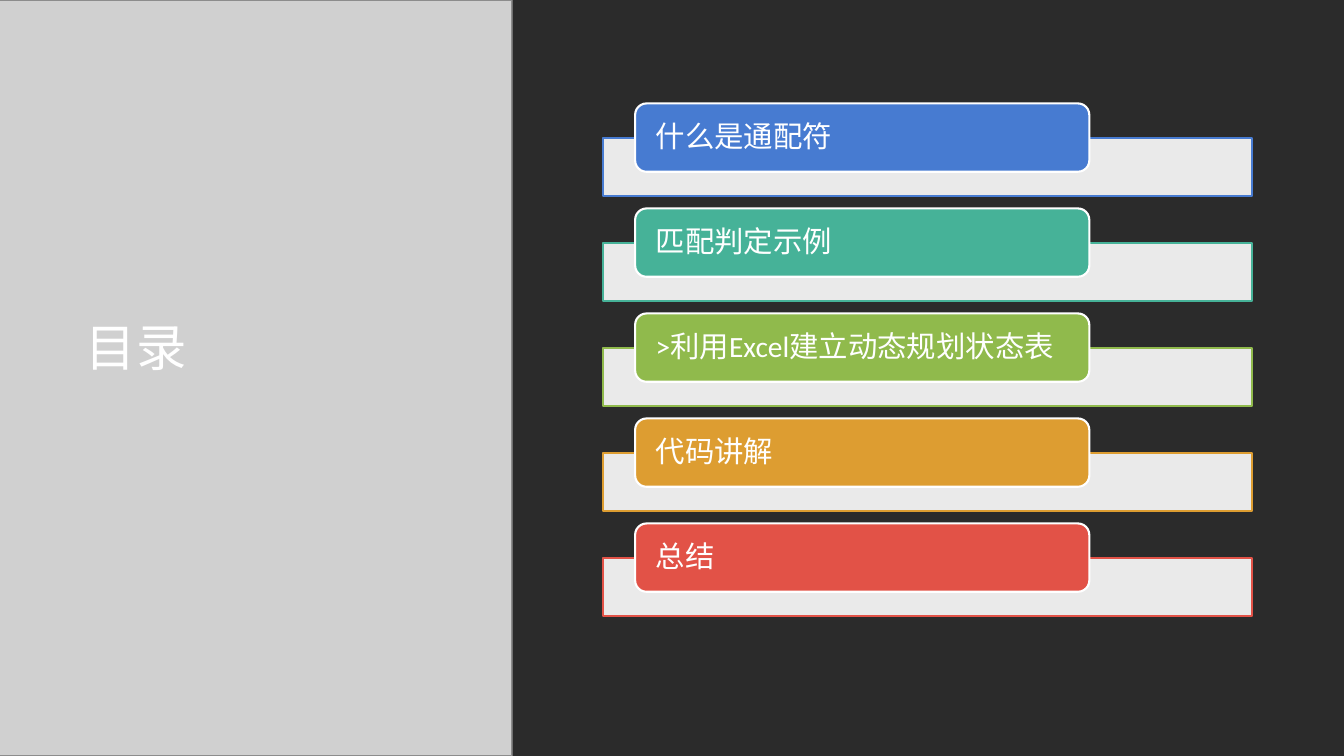
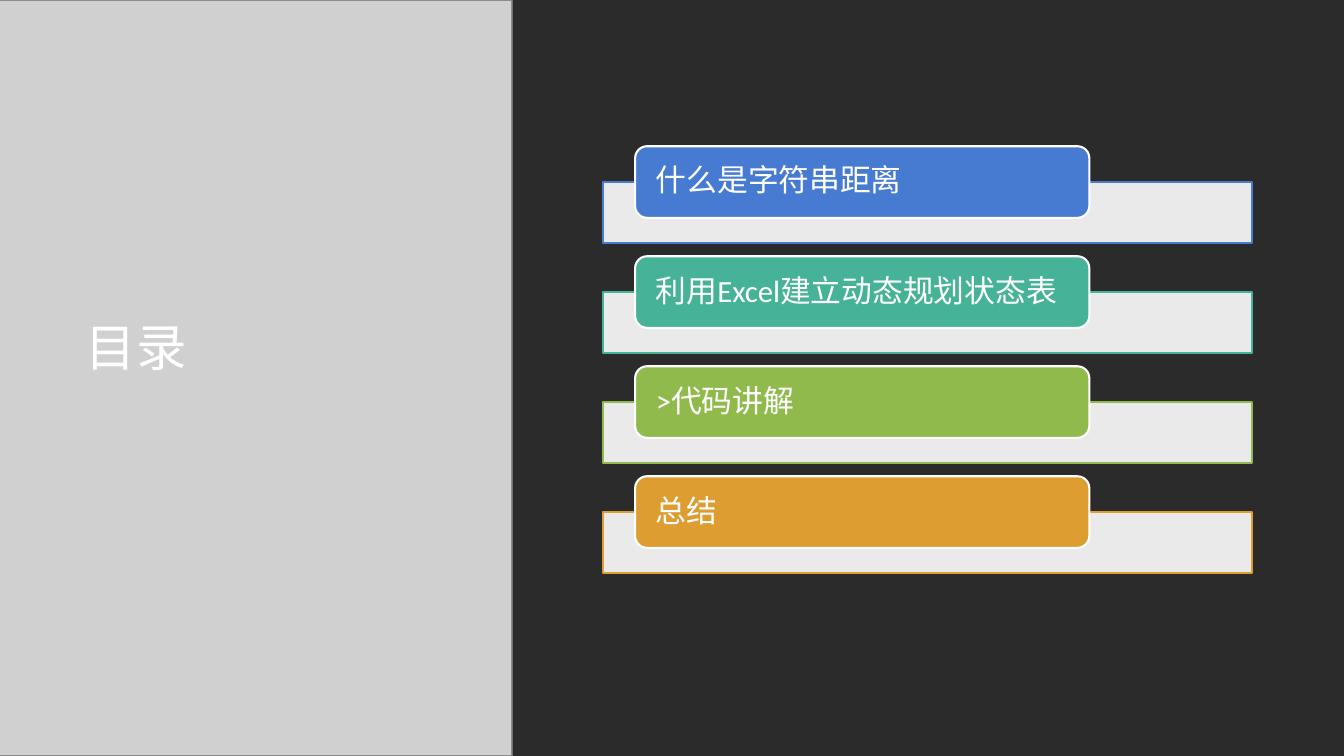
Before and after one commit to oneminute/leetcode, a slide deck: slide 6 of problems/edit-distance/sol01.pptx (slide 14 before the commit). Drawn at 1344x756 pixels with LibreOffice and Linux fonts; fonts in the diff are those of the drawing; grey boxes stand for pictures; background and template pictures are left out; a plain dark background stands for a picture behind light text. Boxes give left, top, right and bottom in pixels: in the first picture for what was removed or moved away, otherwise in the second. Text is boxed around its words. In the diff, an @@ line names an element or a change of style, - is before the commit and + after.

```diff
--- a/problems/edit-distance/sol01.pptx
+++ b/problems/edit-distance/sol01.pptx
@@ rounded rectangle: place and size @@
-rounded rectangle at [635,104,1090,172]
+rounded rectangle at [635,146,1090,218]
@@ text at [656,165,902,194]: text changed; size 21 to 22 pt @@
-什么是通配符
+什么是字符串距离
@@ rectangle: place and size @@
-rectangle at [603,138,1252,197]
+rectangle at [603,182,1252,244]
@@ text removed at [656,227,832,255] @@
-匹配判定示例
@@ rounded rectangle: place and size @@
-rounded rectangle at [635,209,1090,277]
+rounded rectangle at [635,256,1090,328]
@@ rectangle: place and size @@
-rectangle at [603,243,1252,301]
+rectangle at [603,292,1252,354]
@@ text at [656,276,1057,305]: text changed; size 21 to 22 pt @@
->利用Excel建立动态规划状态表
+利用Excel建立动态规划状态表
@@ rounded rectangle: place and size @@
-rounded rectangle at [635,314,1090,382]
+rounded rectangle at [635,366,1090,438]
@@ text at [656,386,794,415]: text changed; size 21 to 22 pt @@
-代码讲解
+>代码讲解
@@ rectangle: place and size @@
-rectangle at [603,348,1252,406]
+rectangle at [603,402,1252,464]
@@ rounded rectangle: place and size @@
-rounded rectangle at [635,418,1090,487]
+rounded rectangle at [635,477,1090,548]
@@ text "总结": place and size @@
-text "总结" at [656,542,715,570]
+text "总结" at [656,496,717,525]
@@ text "总结" at [656,496,717,525]: size 21 to 22 pt @@
@@ rectangle: place and size @@
-rectangle at [603,453,1252,511]
+rectangle at [603,512,1252,574]
@@ rounded rectangle removed at [635,523,1090,592] @@
@@ rectangle removed at [603,558,1252,616] @@
```
Also in this commit, not shown: 5 other slides changed, 2 slides added, 12 slides removed, 6 other files.
